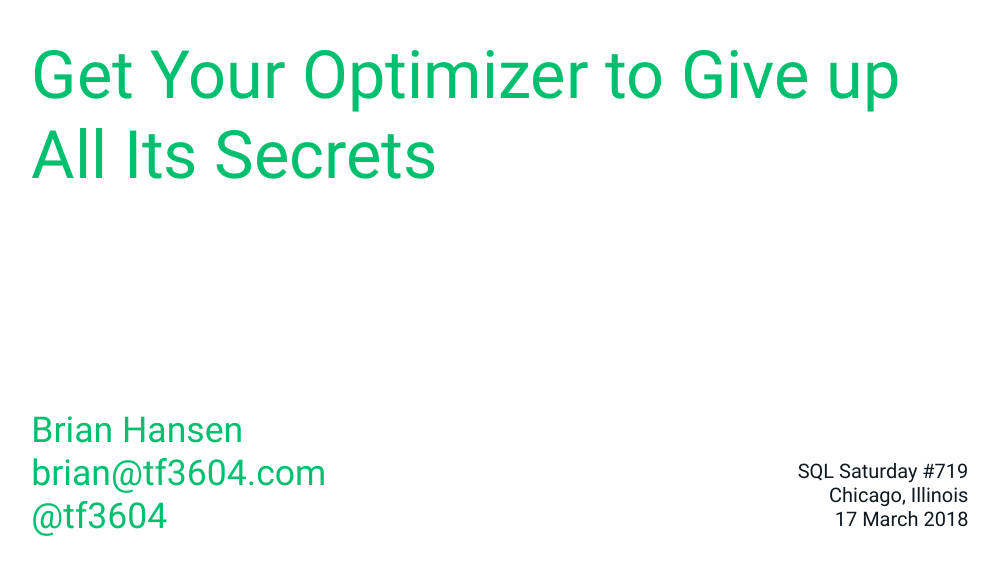
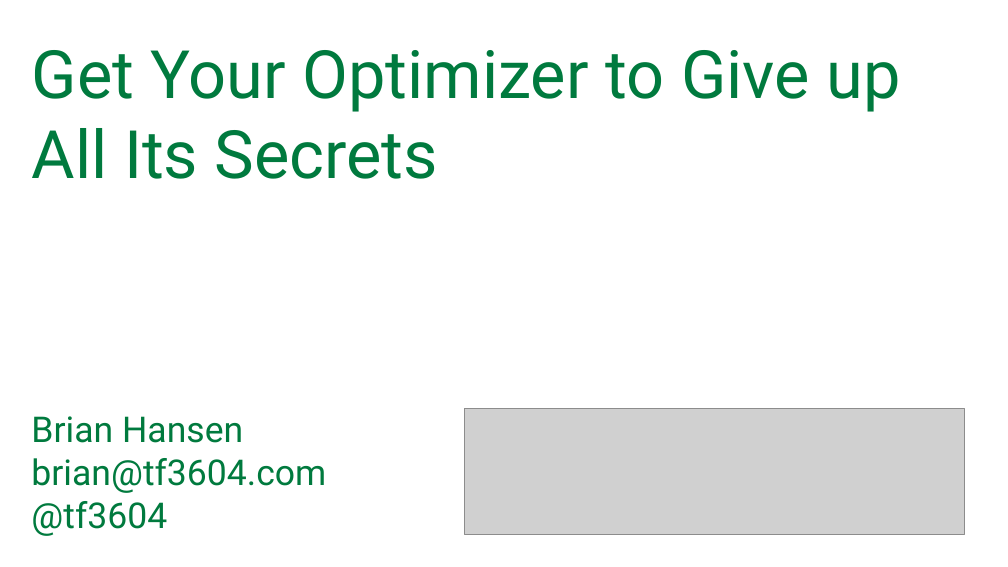
Before and after one commit to tf3604/OptimizerPresentation, a slide deck: slide 1 of Optimizer.pptx. Drawn at 1008x567 pixels with LibreOffice and Linux fonts; fonts in the diff are those of the drawing; grey boxes stand for pictures; background and template pictures are left out. Boxes give left, top, right and bottom in pixels: in the first picture for what was removed or moved away, otherwise in the second. Text is boxed around its words. In the diff, an @@ line names an element or a change of style, - is before the commit and + after.

```diff
--- a/Optimizer.pptx
+++ b/Optimizer.pptx
@@ text "Get Your Optimizer to Give ..." at box(32, 50, 900, 179): text colour #00BF6F to #007A3E @@
@@ title "Brian Hansen brian@tf3604.com @tf3604" at box(31, 416, 326, 536): text colour #00BF6F to #007A3E @@
@@ picture added at box(464, 409, 964, 534) @@
@@ text removed at box(798, 463, 969, 527) @@
-SQL Saturday #719
-Chicago, Illinois
-17 March 2018
```
Also in this commit, not shown: 62 other slides changed, 1 slide added.
